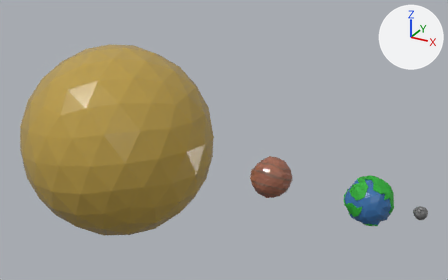
An edit to the glTF model SYSTEM.glb, drawn before and after from the same camera.
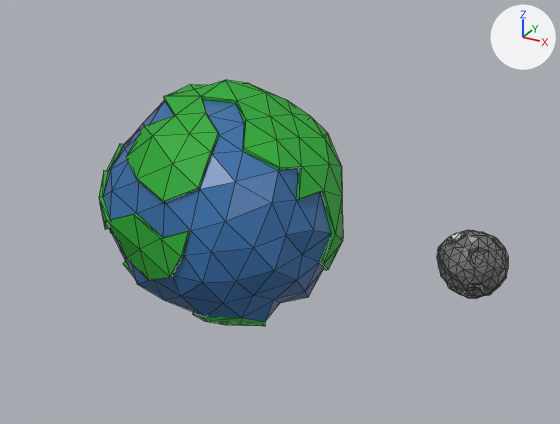
Each version is shown whole from a 50 mm lens placed at (18.25, -22.35, 12.44), pointed at (5.58, 0.68, 0.93), then close up on the part from 72% to 98% of the width and 57% to 88% of the height. Arrows for +X, +Y and +Z are at upper right; the lights stay in place. The close-ups show mesh edges as thin lines. Where no turn or scale is listed for an object, it has been applied to the vertices. Vertices at the same position are counted once.

The first close-up shows 'Earth', 'Moon'.
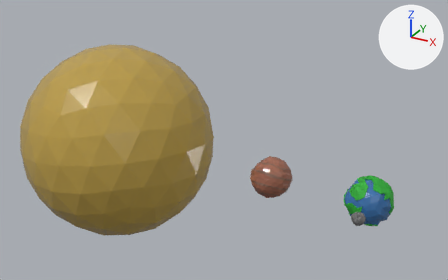
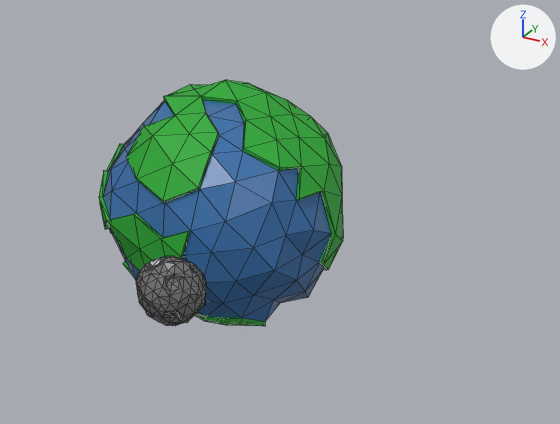
The newer file is also rescaled (x0.351), turned or shifted as a whole; pictures and numbers use the older file's frame.

Boxes (x1, y1, x2, y2) around the edits, measured in the close-ups (560 x 424 px):
'Moon', mesh moved: before (437, 230, 508, 299); after (136, 256, 206, 326)

What the commit changed:
me_moon has 201 vertices, 398 faces and spans x -0.292..0.267, y -0.276..0.276, z -0.283..0.272.
me_moon is used by ob_moon; location (14.781, 0.0, 0.0).
me_moon part 1: the whole mesh is moved by (-2.015, -1.584, 0.0).
